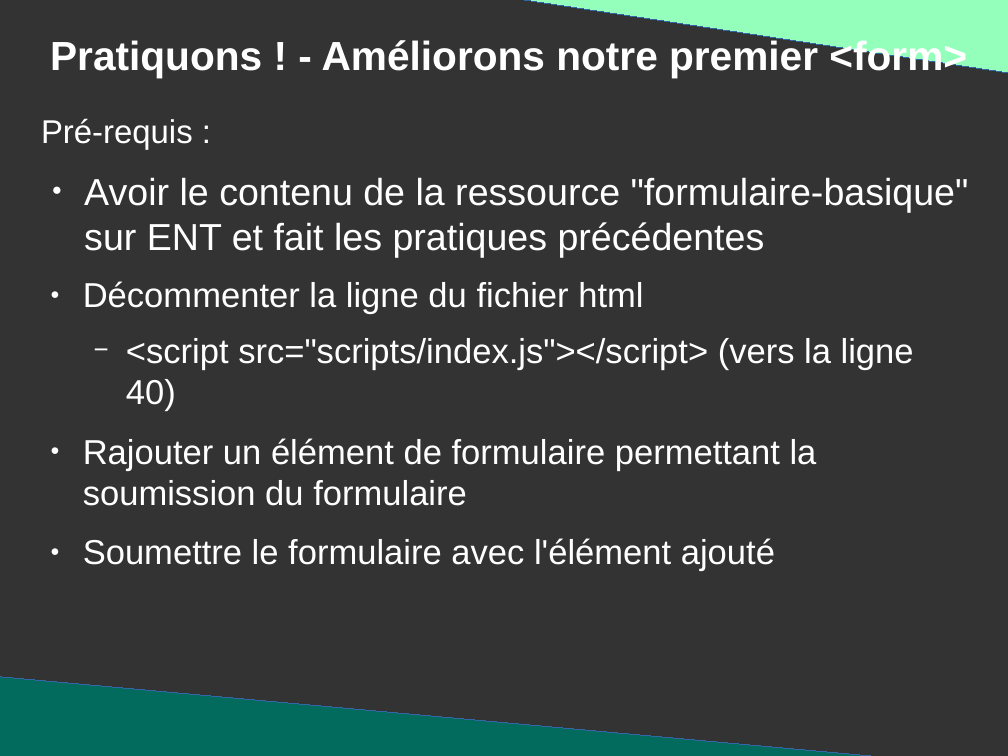
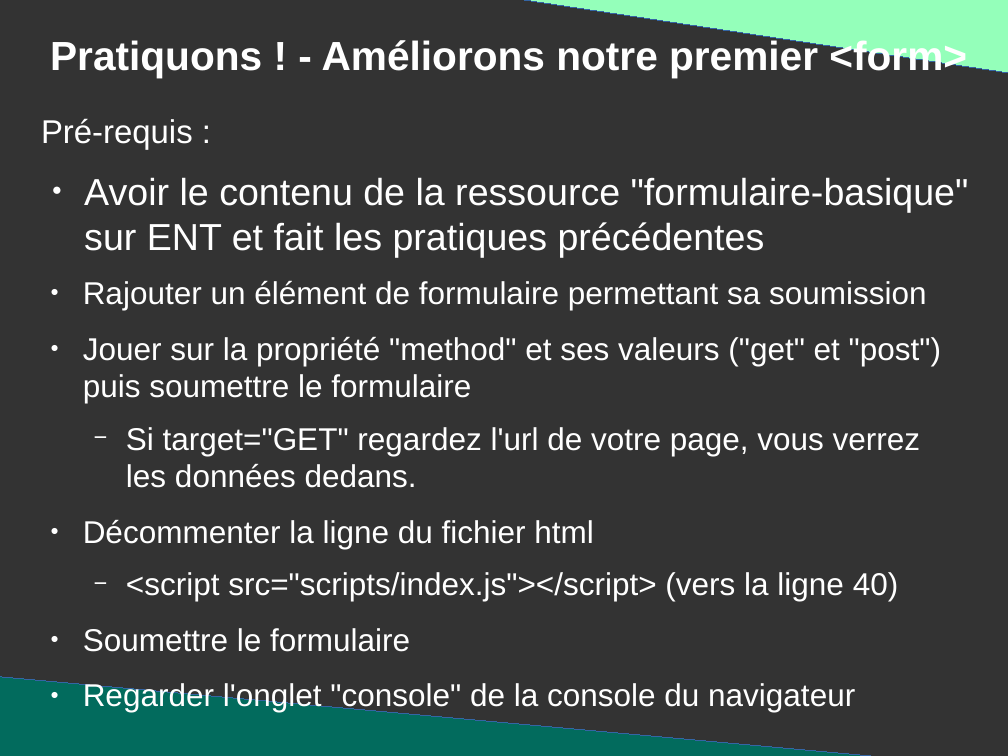
Before and after one commit to DanYellow/presentations, a slide deck: slide 19 of mmi/html/travaux-pratiques/numero-5/presentation.odp. Drawn at 1008x756 pixels with LibreOffice and Linux fonts; fonts in the diff are those of the drawing. Boxes give left, top, right and bottom in pixels: in the first picture for what was removed or moved away, otherwise in the second. Text is boxed around its words. In the diff, an @@ line names an element or a change of style, - is before the commit and + after.

```diff
--- a/mmi/html/travaux-pratiques/numero-5/presentation.odp
+++ b/mmi/html/travaux-pratiques/numero-5/presentation.odp
@@ text at [83,281,941,488]: paragraphs added @@
+● Rajouter un élément de formulaire permettant sa soumission
+● Jouer sur la propriété "method" et ses valeurs ("get" et "post") puis soumettre le formulaire
+  − Si target="GET" regardez l'url de votre page, vous verrez les données dedans.
@@ text at [83,520,899,601]: size 27.2 to 24.8 pt in "Décommenter la ligne du fichier html", "<script src="scripts/index.js"></script> (vers la ligne 40)" @@
@@ text at [83,628,855,712]: text changed; size 27.2 to 24.8 pt @@
-● Rajouter un élément de formulaire permettant la soumission du formulaire
-● Soumettre le formulaire avec l'élément ajouté
+● Soumettre le formulaire
+● Regarder l'onglet "console" de la console du navigateur
```
Also in this commit, not shown: 3 other slides changed, 13 other files.
